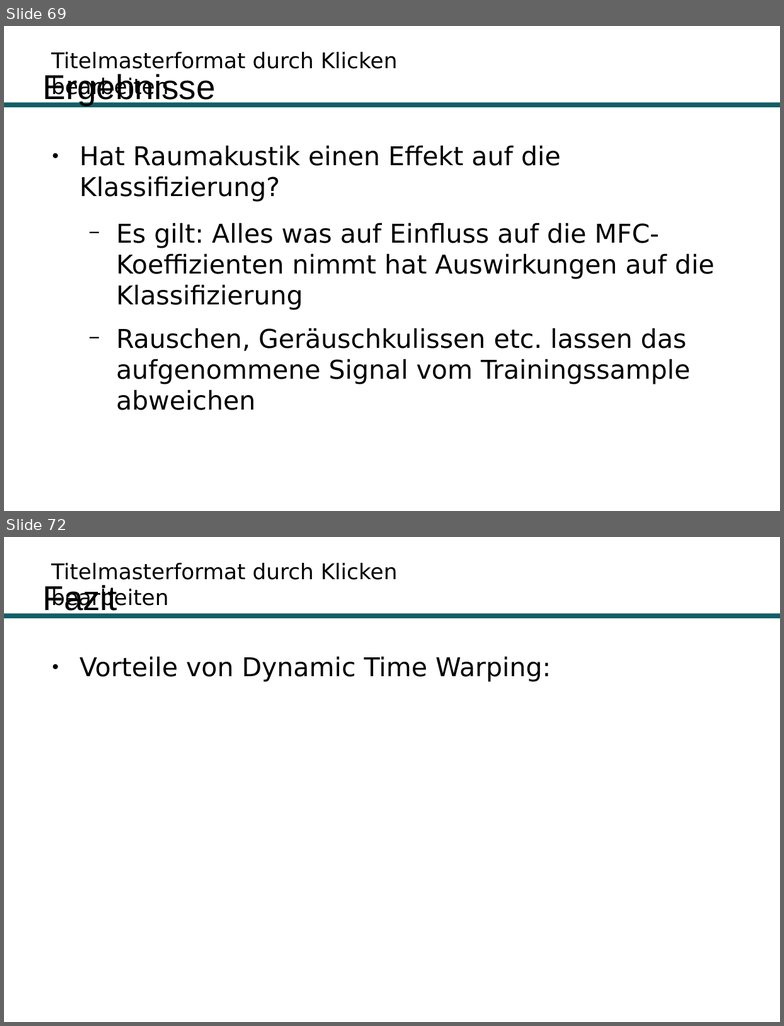
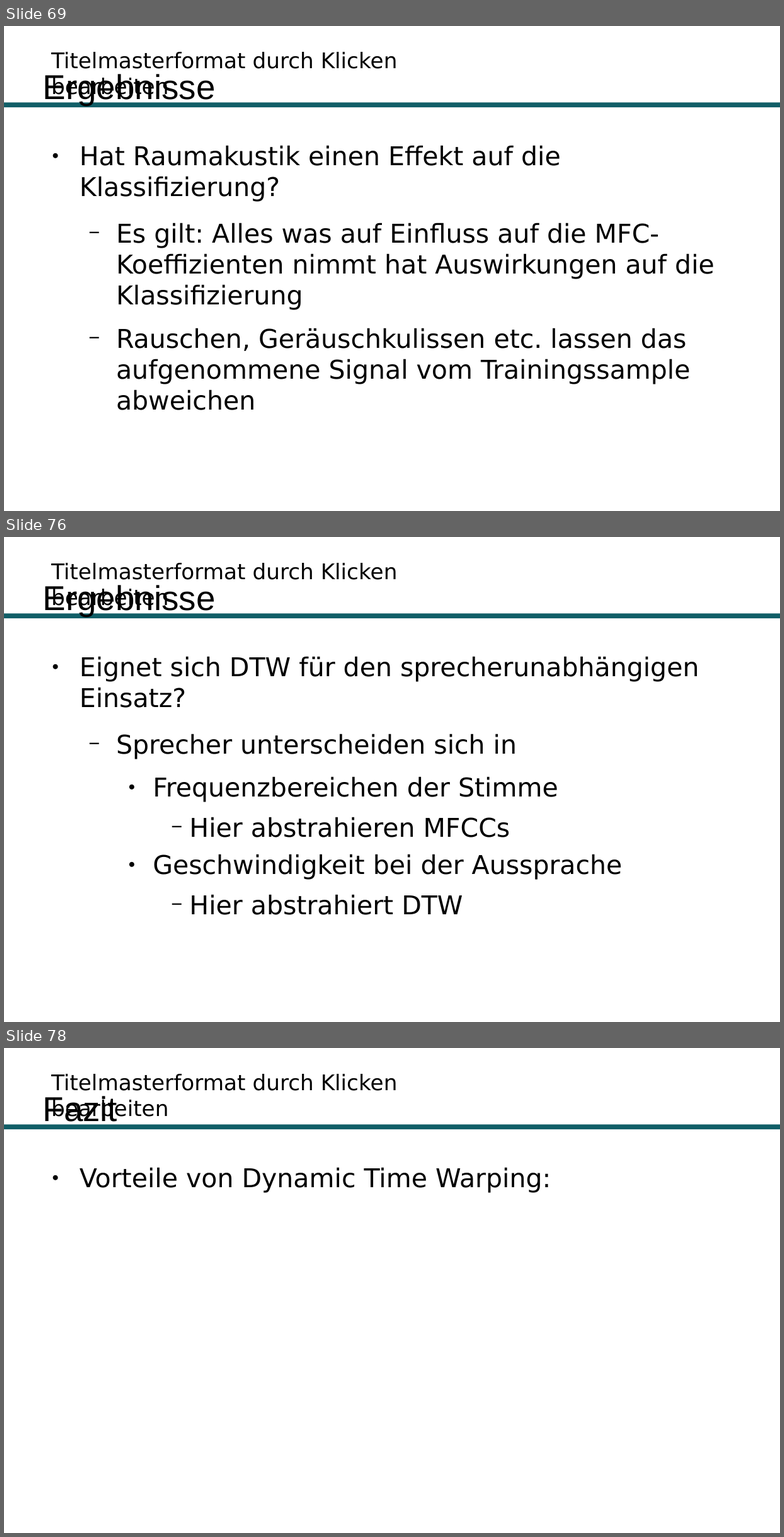
Before and after one commit to Hirnschwamm/DTW, a slide deck: Präsentation.odp. Shown one above the other, each under a label of ours: slides 69 and 72 before the commit, slides 69, 76 and 78 after it; the slides between them are not shown. The pictures are 784x1026 and 784x1537 pixels, drawn with LibreOffice and Linux fonts; fonts in the diff are those of the drawing; background and template pictures are left out. Boxes give left, top, right and bottom in pixels: in the first picture for what was removed or moved away, otherwise in the second. Text is boxed around its words. In the diff, an @@ line names an element or a change of style, - is before the commit and + after.

```diff
--- a/Präsentation.odp
+++ b/Präsentation.odp
@@ slide 76 added at [4,537,780,1022], background #FFFFFF; not listed: 2 template elements that a slide beside it also shows @@
@@ title added at [43,585,216,616], 32 pt, text #000000 @@
+Ergebnisse
@@ text added at [80,656,699,915], 24 pt, text #000000 @@
+● Eignet sich DTW für den sprecherunabhängigen Einsatz?
+  − Sprecher unterscheiden sich in
+    ● Frequenzbereichen der Stimme
+      − Hier abstrahieren MFCCs
+    ● Geschwindigkeit bei der Aussprache
+      − Hier abstrahiert DTW
@@ what was slide 72 is now slide 78 @@
```
Also in this commit, not shown: 5 slides changed, 5 other slides added, 4 other files.
